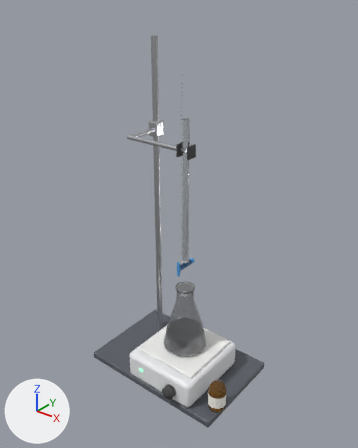
A saved change to the glTF model public/models/titration-rig.glb.
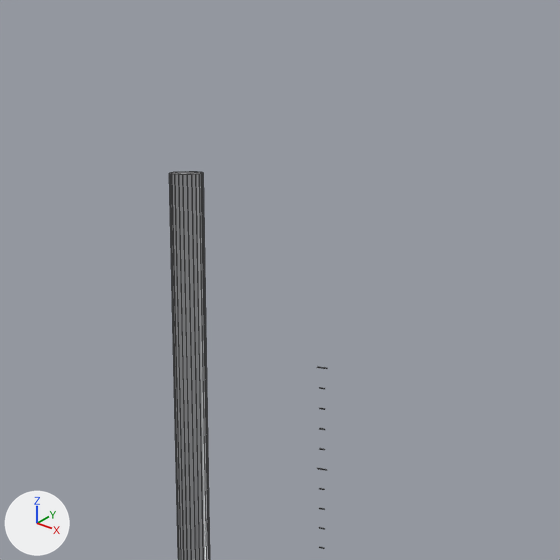
The first picture shows the older version from a 50 mm lens placed at (0.509, -0.632, 0.716), pointed at (0.008, -0.006, 0.328). The close-ups show the older and then the newer version on the part from 32% to 64% of the width and 0% to 25% of the height of that picture. Only the edits that show in the close-ups are written down. The axes (+X, +Y, +Z) are drawn at lower left. The lights are the same throughout. The close-ups show mesh edges as thin lines. Where no turn or scale is listed for an object, it has been applied to the vertices.

Names of what the first close-up shows: 'stand_rod'.
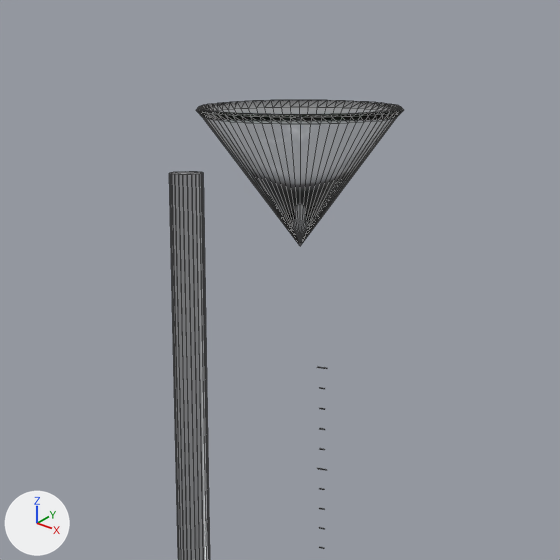
What changed in the scene script:
```text
Add me_funnel_glass:
    me_funnel_glass.from_pydata(...)  # 258 vertices, 512 faces; spans x -0.032..0.032, y -0.032..0.032, z -0.0204..0.0204
    me_funnel_glass.materials.append(mat_borosilicate)  # white #f9fcff
Add ob_funnel_glass:
    ob_funnel_glass = bpy.data.objects.new('funnel_glass', me_funnel_glass)
    ob_funnel_glass.location = (0.0, 0.0, 0.6424)
```

Where the change shows, as pixel boxes (x1, y1, x2, y2) in the close-ups (560 x 560 px):
'funnel_glass', added: after (196, 100, 404, 246)
